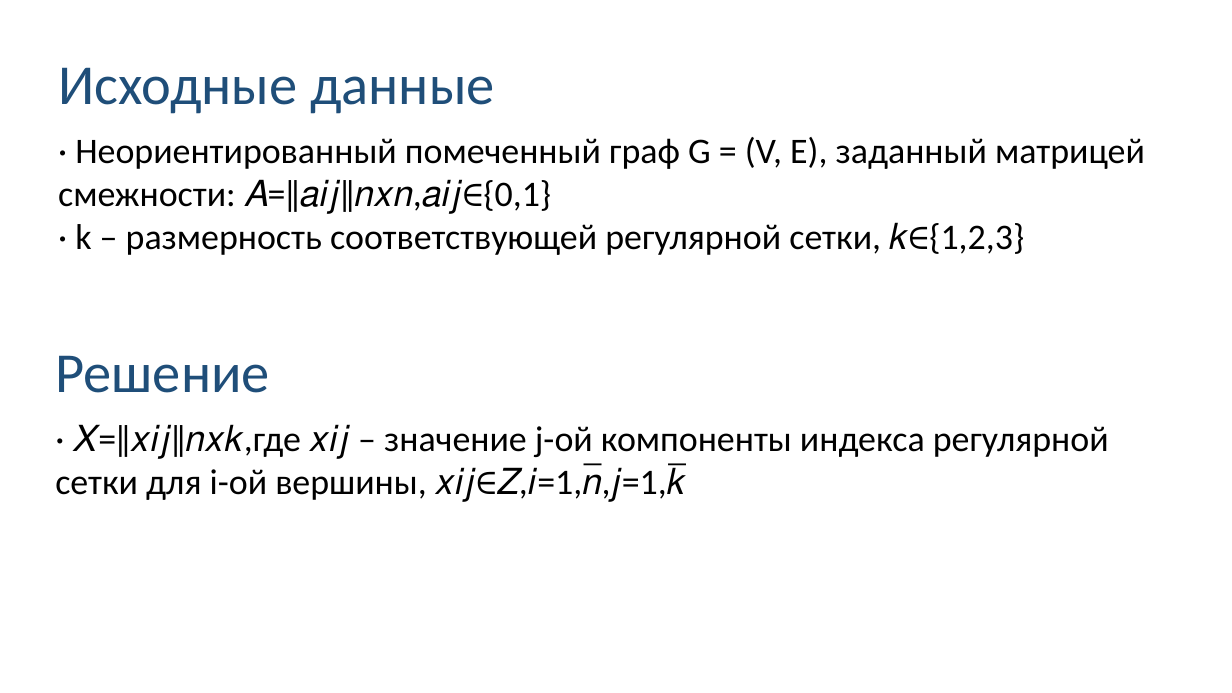
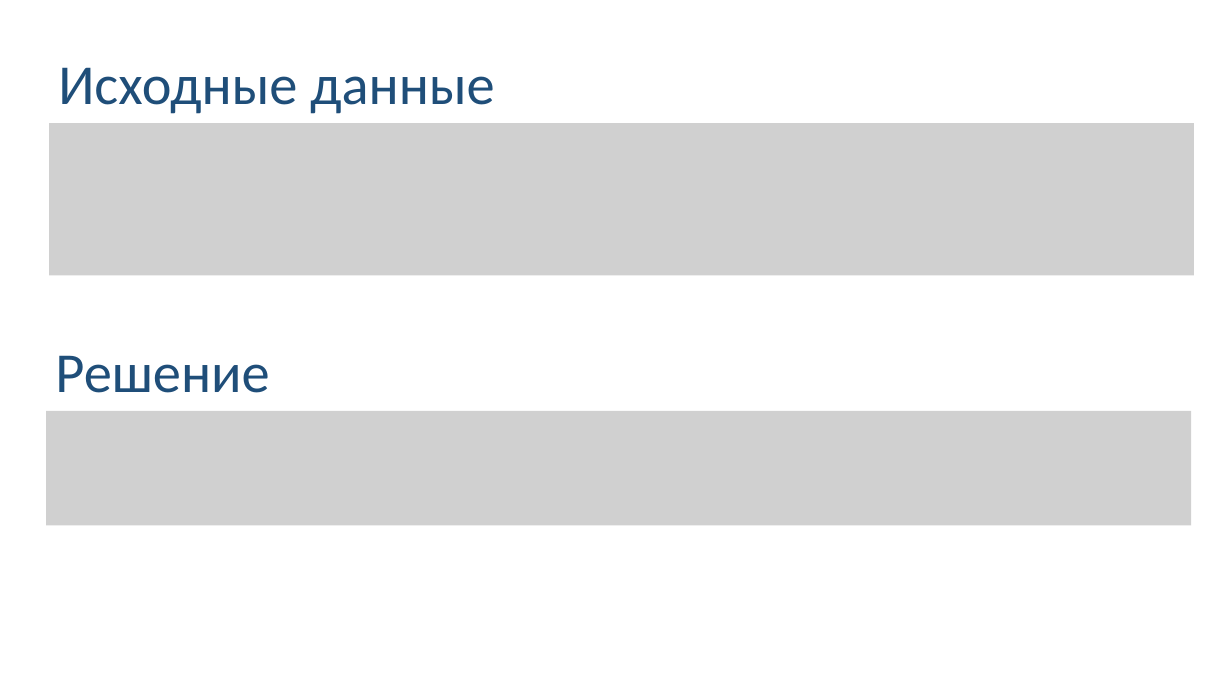
Before and after one commit to Linserous/NumericalGridGeneration, a slide deck: slide 14 of docs/Презентация v0.8.1.pptx. Drawn at 1232x693 pixels with LibreOffice and Linux fonts; fonts in the diff are those of the drawing; grey boxes stand for pictures. Boxes give left, top, right and bottom in pixels: in the first picture for what was removed or moved away, otherwise in the second. Text is boxed around its words. In the diff, an @@ line names an element or a change of style, - is before the commit and + after.

```diff
--- a/docs/Презентация v0.8.1.pptx
+++ b/docs/Презентация v0.8.1.pptx
@@ picture added at (49,123,1194,275) @@
@@ text removed at (58,137,1145,255) @@
-· Неориентированный помеченный граф G = (V, E), заданный матрицей смежности: 𝐴=‖𝑎𝑖𝑗‖𝑛𝑥𝑛,𝑎𝑖𝑗∈{0,1}
-· k – размерность соответствующей регулярной сетки, 𝑘∈{1,2,3}
@@ picture added at (46,411,1191,526) @@
@@ text removed at (55,424,1109,502) @@
-· 𝑋=‖𝑥𝑖𝑗‖𝑛𝑥𝑘,где 𝑥𝑖𝑗 – значение j-ой компоненты индекса регулярной сетки для i-ой вершины, 𝑥𝑖𝑗∈𝑍,𝑖=1,𝑛̅,𝑗=1,𝑘̅
```
Also in this commit, not shown: 1 other slide changed.
